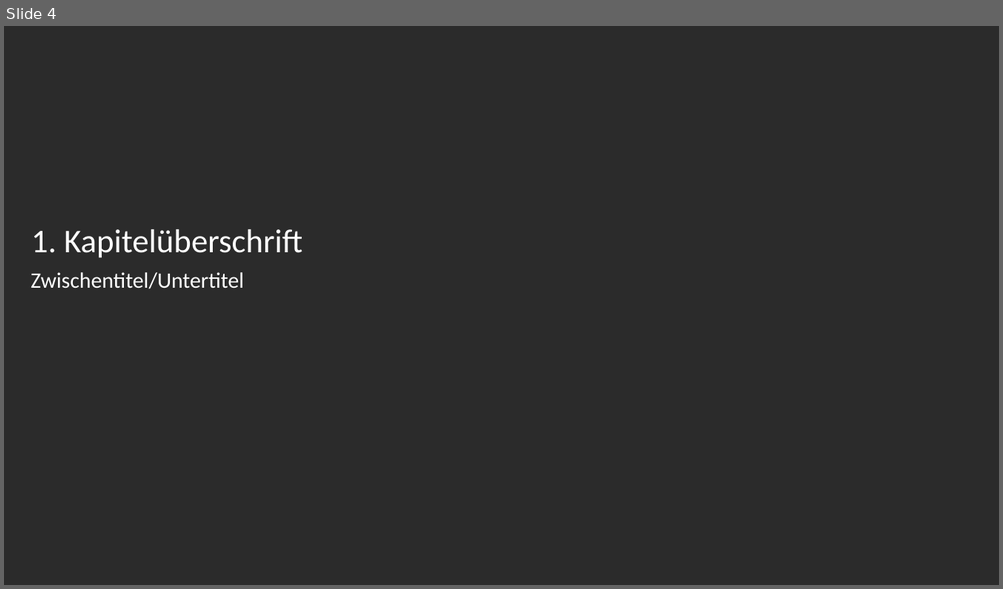
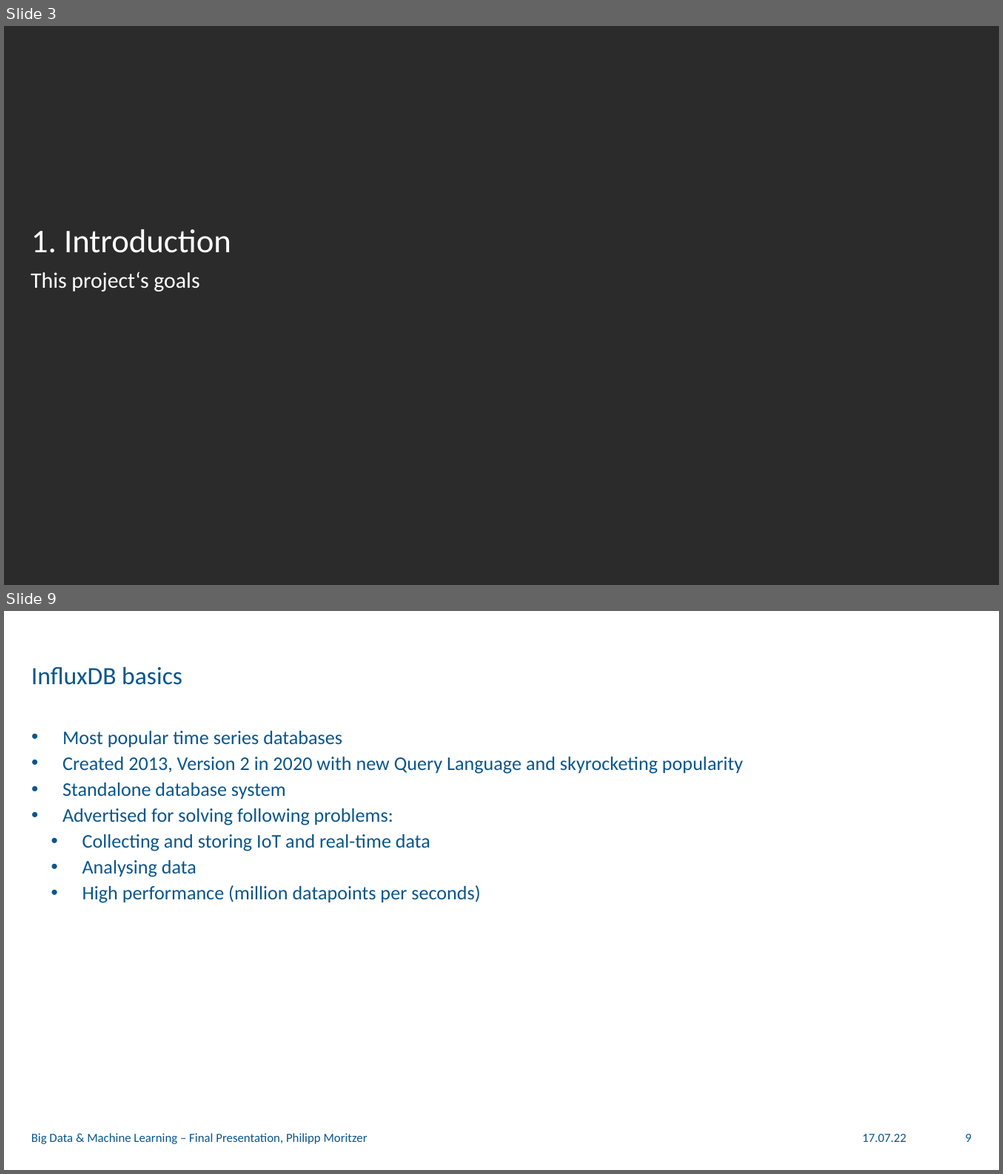
Before and after one commit to philippmoritzer/bd-ml-project, a slide deck: docs/presentation.pptx. Shown one above the other, each under a label of ours: slide 4 before the commit, slides 3 and 9 after it; the slides between them are not shown. The pictures are 1003x589 and 1003x1174 pixels, drawn with LibreOffice and Linux fonts; fonts in the diff are those of the drawing; background and template pictures are left out; a plain dark background stands for a picture behind light text. Boxes give left, top, right and bottom in pixels: in the first picture for what was removed or moved away, otherwise in the second. Text is boxed around its words. In the diff, an @@ line names an element or a change of style, - is before the commit and + after.

Commit message:
spelling

```diff
--- a/docs/presentation.pptx
+++ b/docs/presentation.pptx
@@ slide 9 added at (4,611,999,1170), background picture (left out) @@
@@ title added at (31,667,182,685), 18 pt, text #0A558C @@
+InfluxDB basics
@@ text added at (62,731,743,903), 14 pt, text #0A558C @@
+• Most popular time series databases
+• Created 2013, Version 2 in 2020 with new Query Language and skyrocketing popularity
+• Standalone database system
+• Advertised for solving following problems:
+  • Collecting and storing IoT and real-time data
+  • Analysing data
+  • High performance (million datapoints per seconds)
@@ text added at (31,1133,367,1145), 9 pt, text #0A558C @@
+Big Data & Machine Learning – Final Presentation, Philipp Moritzer
@@ text added at (862,1134,906,1142), 9 pt, text #0A558C @@
+17.07.22
@@ page number added at (965,1134,971,1142), 9 pt, text #0A558C @@
+9
@@ what was slide 4 is now slide 3 @@
@@ slide 3 changed as well @@
@@ title at (31,230,231,253): text changed @@
-1. Kapitelüberschrift
+1. Introduction
@@ text at (31,272,199,292): text changed @@
-Zwischentitel/Untertitel
+This project‘s goals
```
Also in this commit, not shown: 13 other slides changed, 19 other slides added, 11 slides removed.
